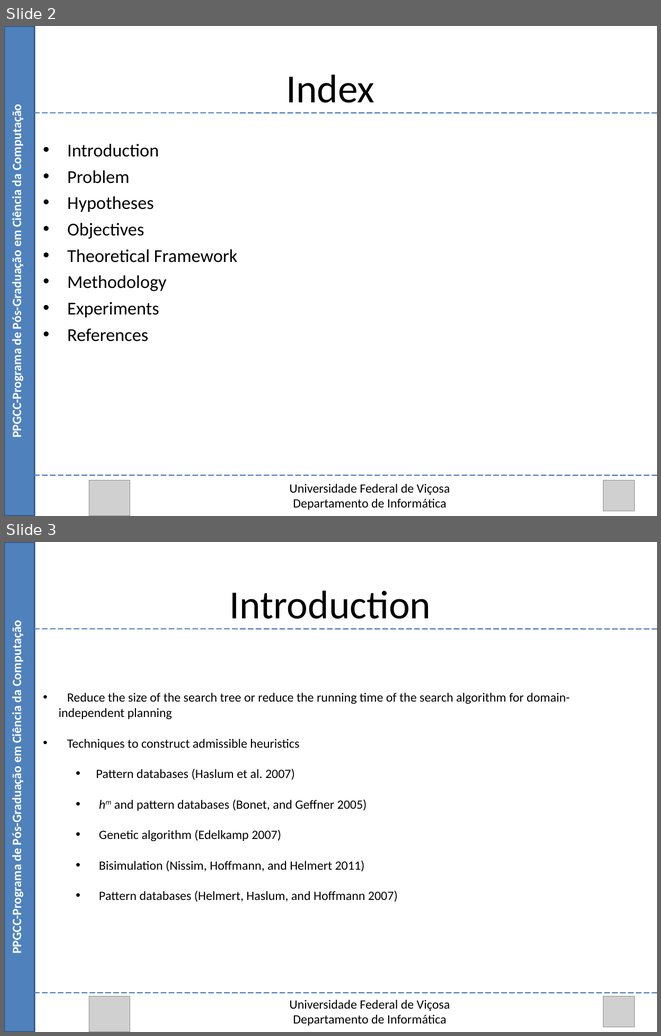
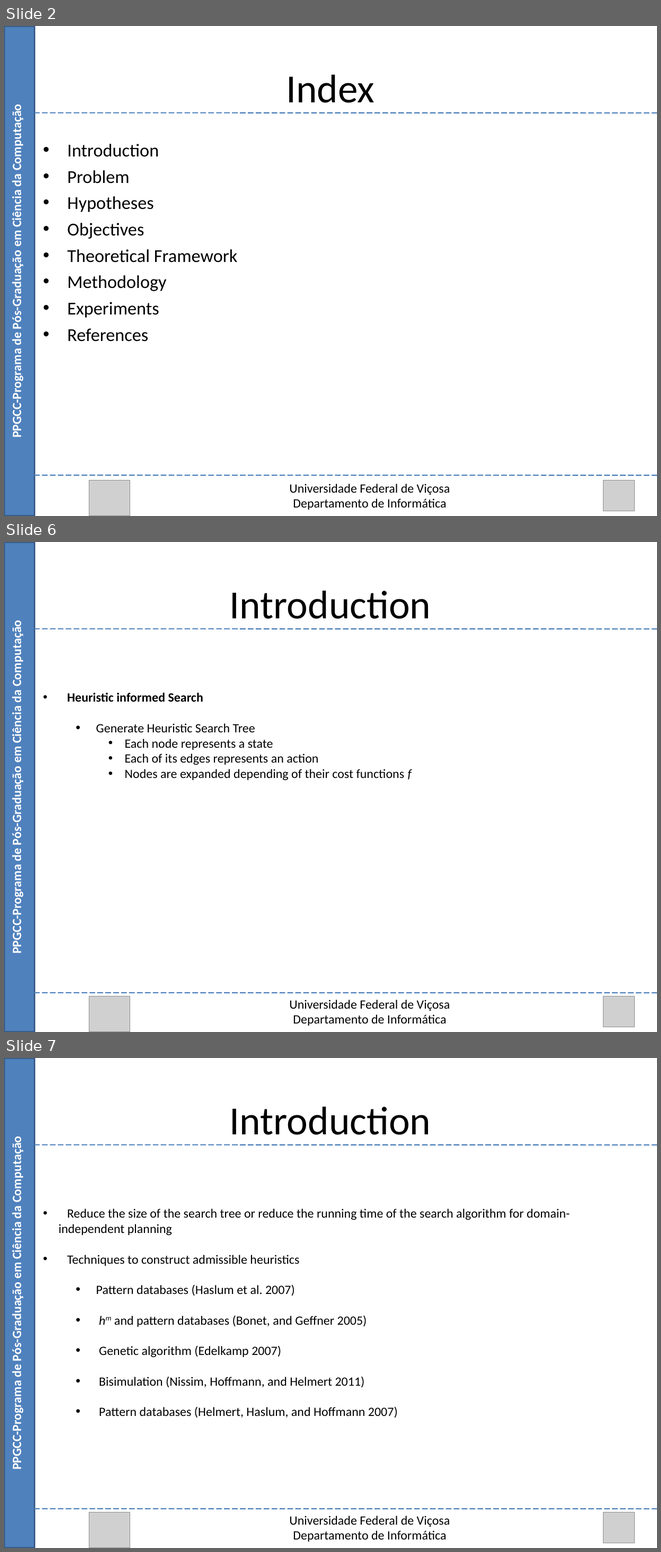
Before and after one commit to Marvinsky/research-marvin, a slide deck: latex/odp/selection heuristics.odp. Shown one above the other, each under a label of ours: slides 2 and 3 before the commit, slides 2, 6 and 7 after it; the slides between them are not shown. The pictures are 661x1036 and 661x1552 pixels, drawn with LibreOffice and Linux fonts; fonts in the diff are those of the drawing; grey boxes stand for pictures. Boxes give left, top, right and bottom in pixels: in the first picture for what was removed or moved away, otherwise in the second. Text is boxed around its words. In the diff, an @@ line names an element or a change of style, - is before the commit and + after.

Commit message:
10/08/15 selection heuristics opd

```diff
--- a/latex/odp/selection heuristics.odp
+++ b/latex/odp/selection heuristics.odp
@@ slide 6 added at [4,542,657,1032], background #FFFFFF @@
@@ rectangle added at [4,542,35,1032], fill #4F81BD, outline #385D8A 2.01 pt @@
@@ text added at [230,590,431,619], 44 pt, text #000000 @@
+Introduction
@@ text added at [9,626,24,951], 14 pt, text #FFFFFF, bold @@
+PPGCC-Programa de Pós-Graduação em Ciência da Computação
@@ line added from (35, 629) to (657, 629), #4A7EBB 1.25 pt @@
@@ text added at [67,693,412,780], 14 pt, text #000000 @@
+• Heuristic informed Search
+  • Generate Heuristic Search Tree
+    • Each node represents a state
+    • Each of its edges represents an action
+    • Nodes are expanded depending of their cost functions f
@@ line added from (35, 992) to (657, 992), #4A7EBB 1.25 pt @@
@@ picture added at [89,996,130,1032] @@
@@ text added at [289,999,450,1025], 14 pt, text #000000 @@
+Universidade Federal de Viçosa
+Departamento de Informática
@@ picture added at [603,996,634,1026] @@
@@ what was slide 3 is now slide 7 @@
```
Also in this commit, not shown: 7 slides changed, 5 other slides added, 1 other file.
